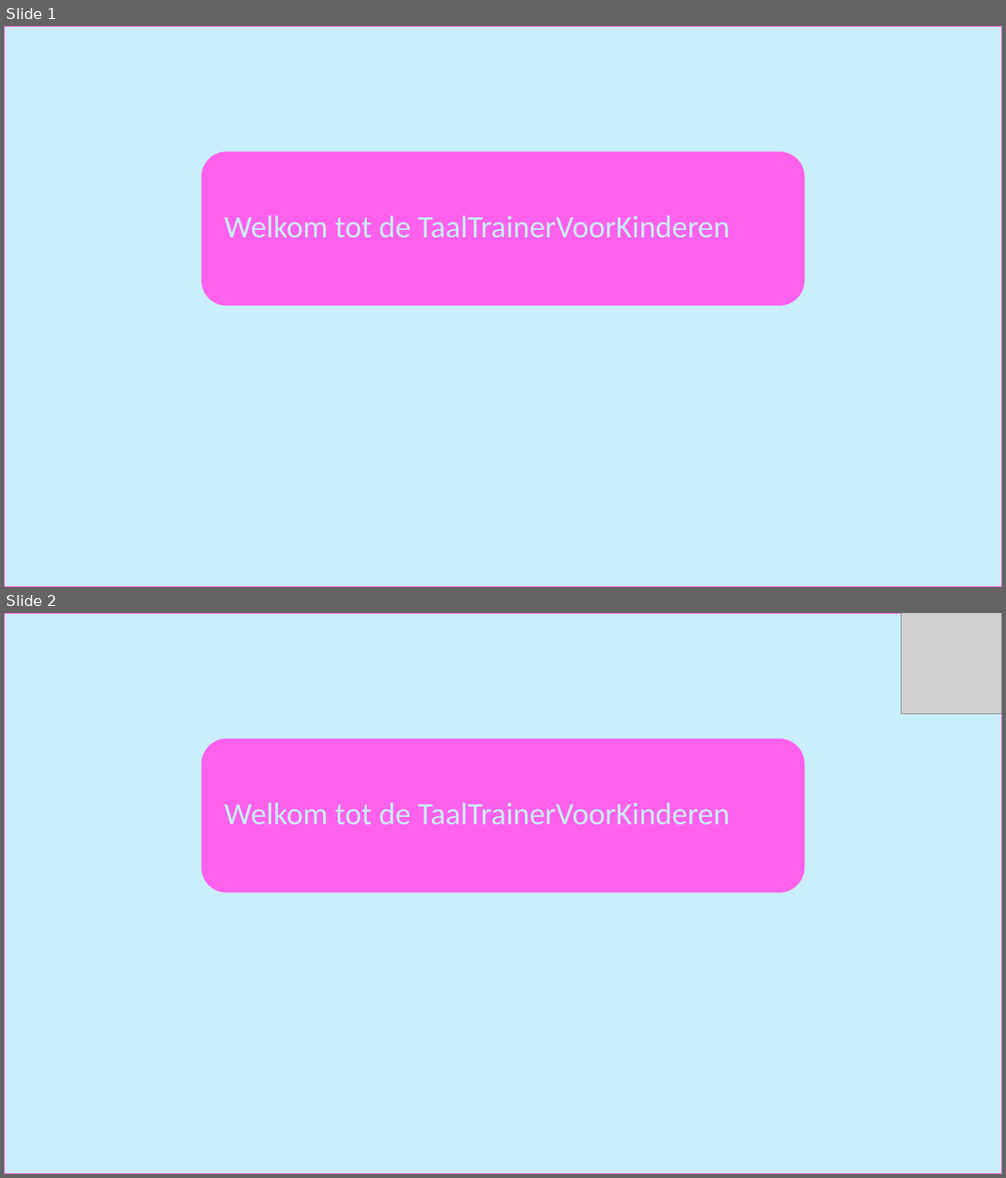
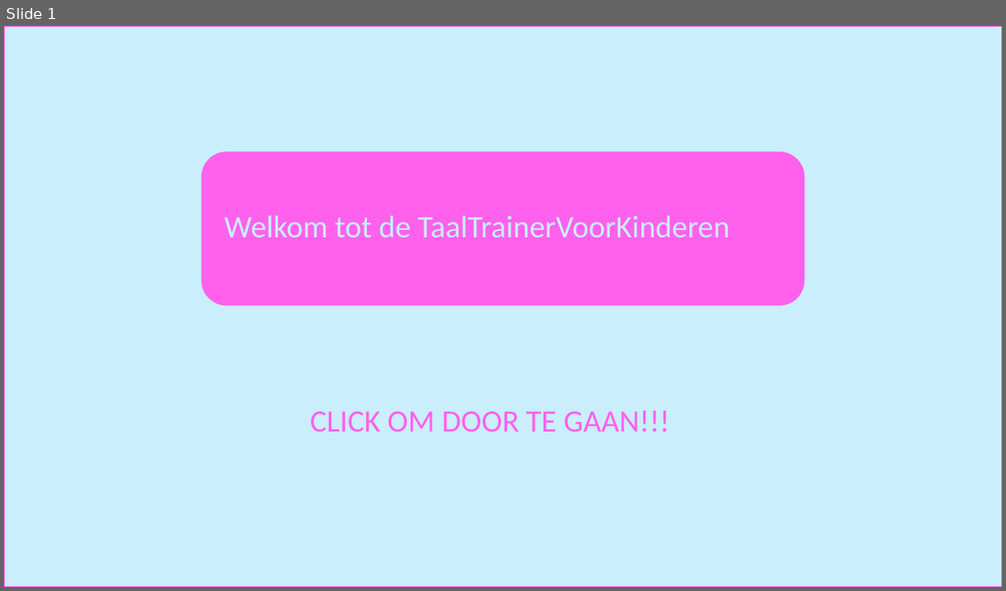
Before and after one commit to MrChicken0FC/taaltrainer-group-2, a slide deck: powerpoint/powerpoint over TaalTrainerVoorKinderen.odp. Shown one above the other, each under a label of ours: slides 1 and 2 before the commit, slide 1 after it. The pictures are 1006x1178 and 1006x591 pixels, drawn with LibreOffice and Linux fonts; fonts in the diff are those of the drawing; grey boxes stand for pictures. Boxes give left, top, right and bottom in pixels: in the first picture for what was removed or moved away, otherwise in the second. Text is boxed around its words. In the diff, an @@ line names an element or a change of style, - is before the commit and + after.

```diff
--- a/powerpoint/powerpoint over TaalTrainerVoorKinderen.odp
+++ b/powerpoint/powerpoint over TaalTrainerVoorKinderen.odp
@@ slide 2 removed at (4,613,1002,1174), background #FFFFFF @@
@@ freeform shape removed at (4,613,1002,1174) @@
@@ picture removed at (901,613,1002,714) @@
@@ freeform shape removed at (201,738,806,894) @@
@@ text removed at (224,803,730,824) @@
-Welkom tot de TaalTrainerVoorKinderen
@@ slide 1 changed as well @@
@@ text added at (310,411,670,432), 30 pt, text #FF61EC @@
+CLICK OM DOOR TE GAAN!!!
```
Also in this commit, not shown: 6 slides added, 17 other files.
